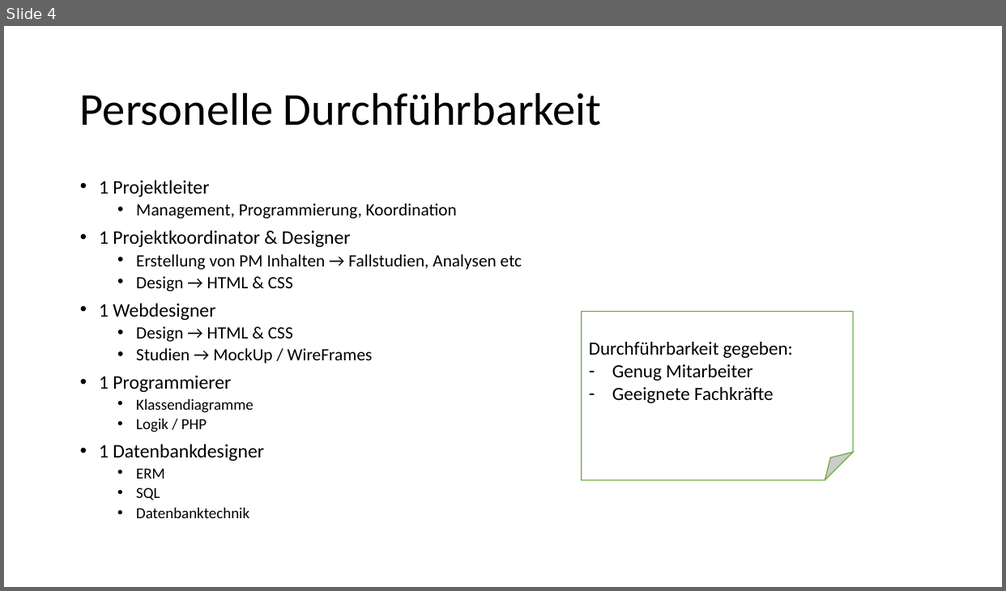
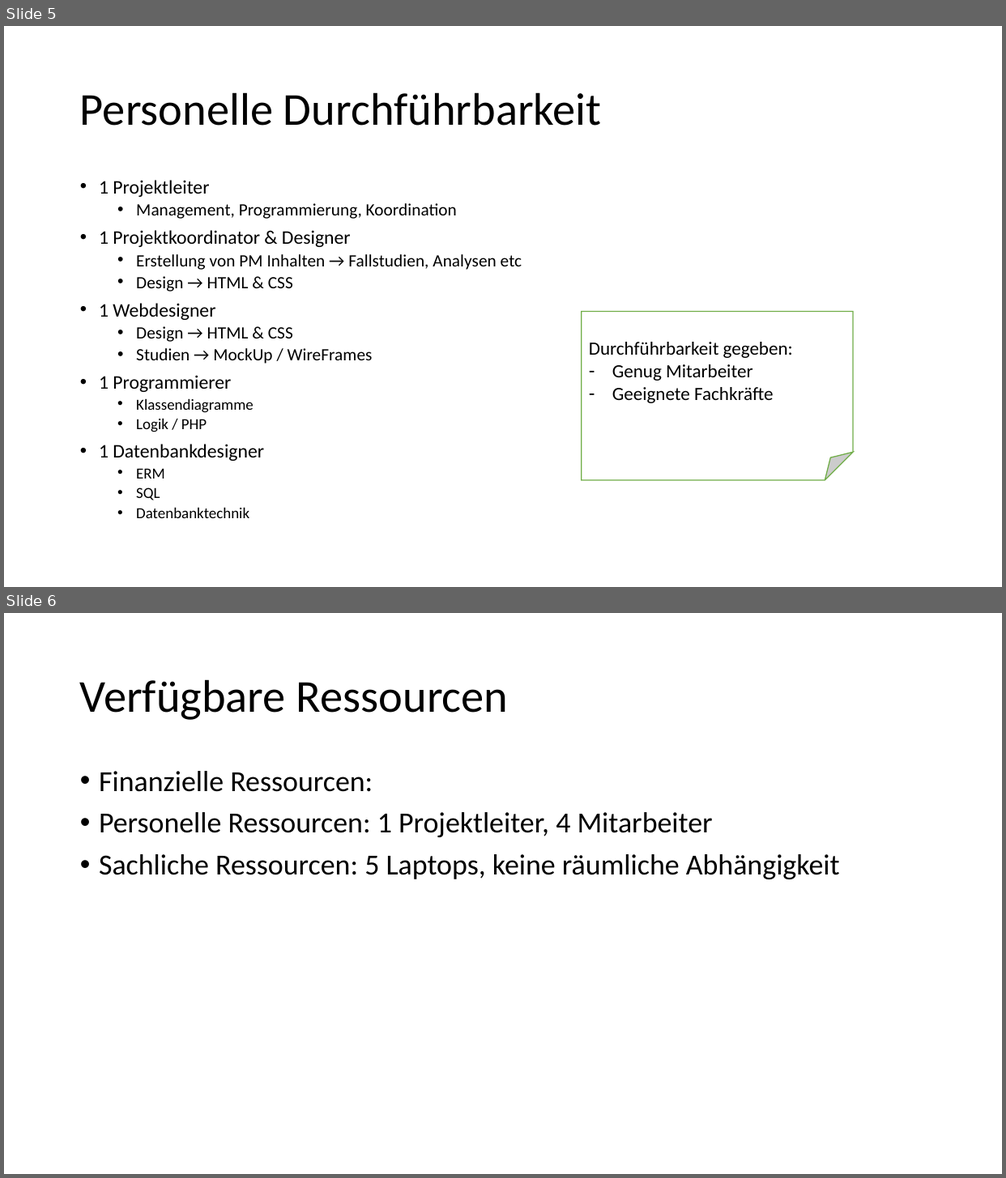
Before and after one commit to Masterarth/PM, a slide deck: documents/projectmanagement/Allgemeines/Machbarkeitsstudie.pptx. Shown one above the other, each under a label of ours: slide 4 before the commit, slides 5 and 6 after it. The pictures are 1006x591 and 1006x1178 pixels, drawn with LibreOffice and Linux fonts; fonts in the diff are those of the drawing. Boxes give left, top, right and bottom in pixels: in the first picture for what was removed or moved away, otherwise in the second. Text is boxed around its words. In the diff, an @@ line names an element or a change of style, - is before the commit and + after.

```diff
--- a/documents/projectmanagement/Allgemeines/Machbarkeitsstudie.pptx
+++ b/documents/projectmanagement/Allgemeines/Machbarkeitsstudie.pptx
@@ slide 6 added at [4, 613, 1002, 1174], background #FFFFFF @@
@@ title added at [80, 679, 509, 720], 44 pt, text #000000 @@
+Verfügbare Ressourcen
@@ text added at [99, 771, 840, 879], 28 pt, text #000000 @@
+• Finanzielle Ressourcen:
+• Personelle Ressourcen: 1 Projektleiter, 4 Mitarbeiter
+• Sachliche Ressourcen: 5 Laptops, keine räumliche Abhängigkeit
@@ what was slide 4 is now slide 5 @@
```
Also in this commit, not shown: 2 slides changed, 5 other slides added.
